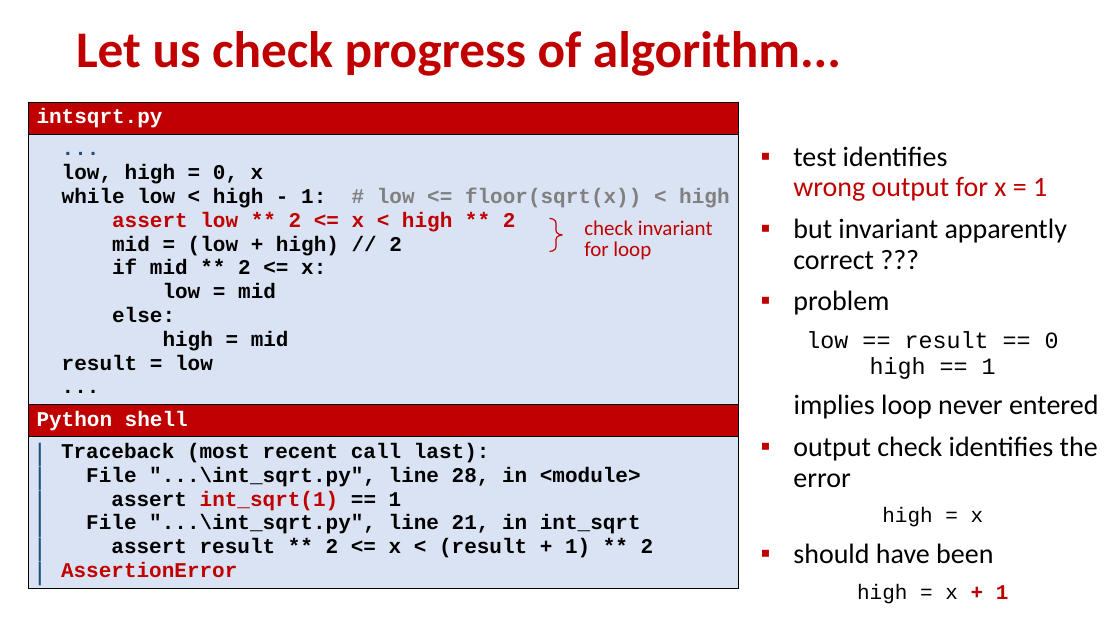
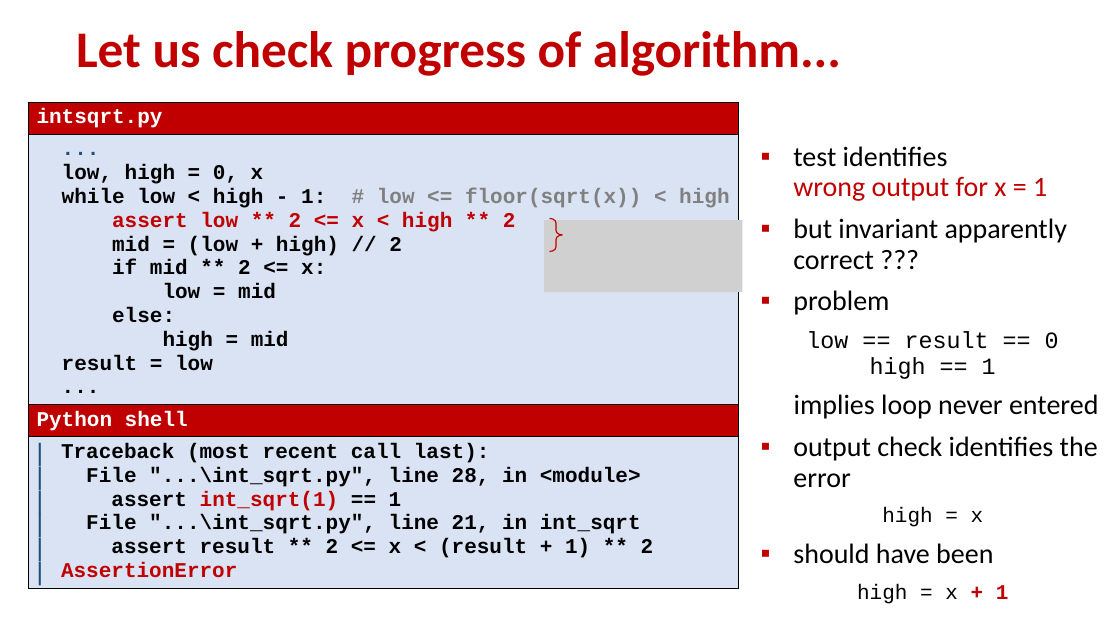
Before and after one commit to gsbrodal/gsbrodal.github.io, a slide deck: slide 16 of ipsa/slides/testing.pptx. Drawn at 1120x630 pixels with LibreOffice and Linux fonts; fonts in the diff are those of the drawing; grey boxes stand for pictures. Boxes give left, top, right and bottom in pixels: in the first picture for what was removed or moved away, otherwise in the second. Text is boxed around its words. In the diff, an @@ line names an element or a change of style, - is before the commit and + after.

```diff
--- a/ipsa/slides/testing.pptx
+++ b/ipsa/slides/testing.pptx
@@ picture added at bbox=[544, 220, 743, 292] @@
@@ text removed at bbox=[584, 220, 713, 260] @@
-check invariant for loop
```
Also in this commit, not shown: 1 other slide changed, 2 other files.
